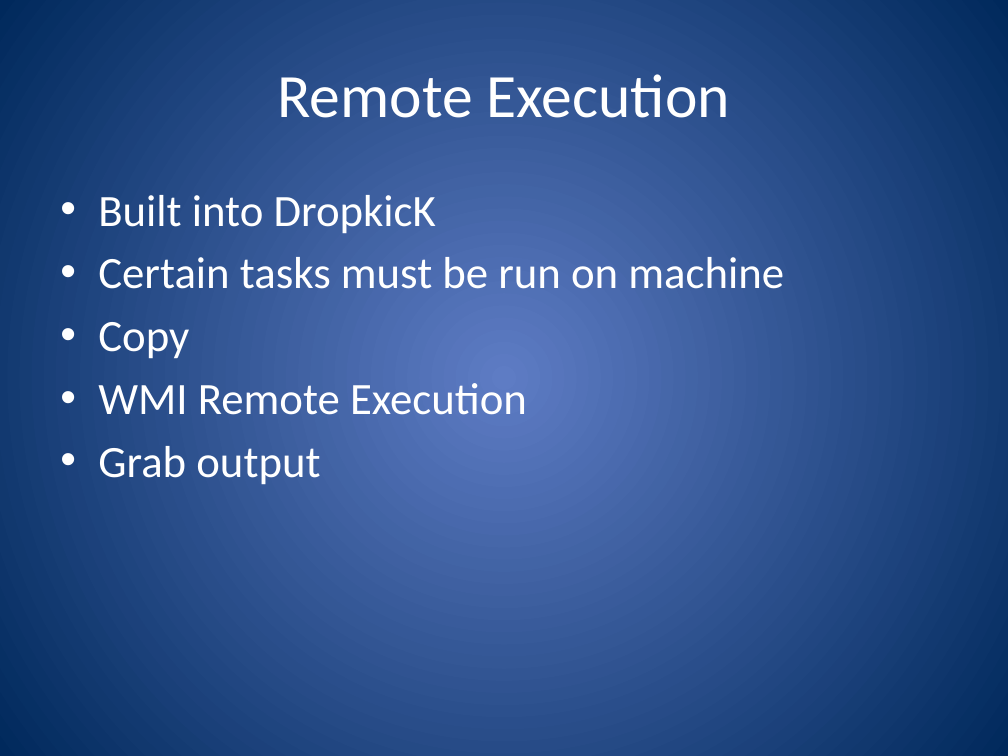
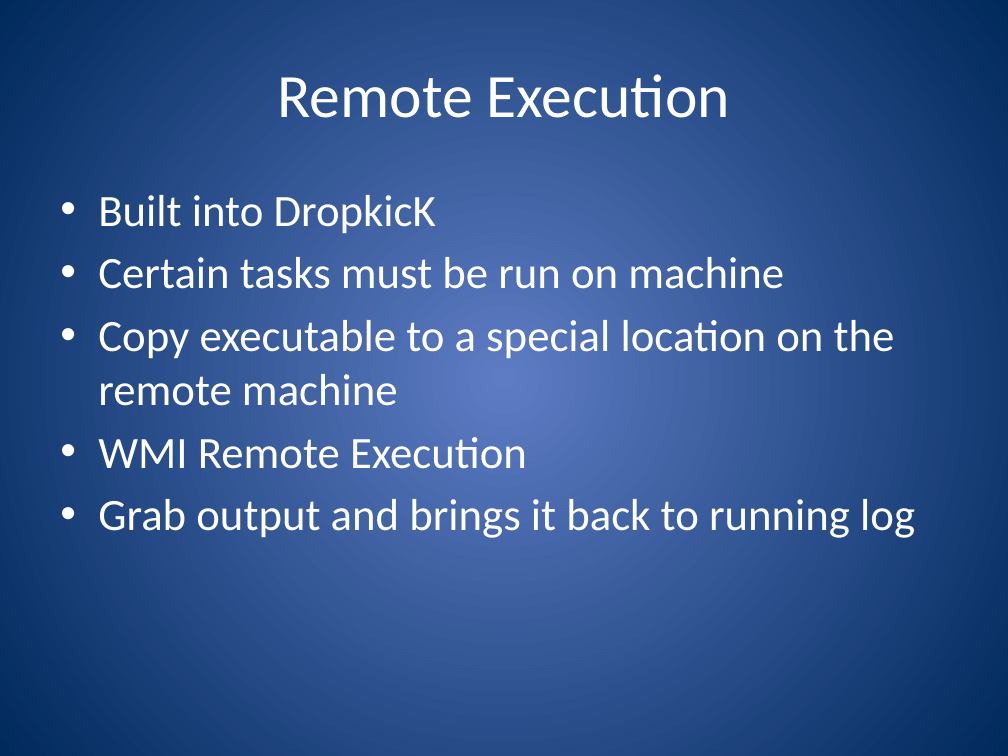
Before and after one commit to ferventcoder/presentations, a slide deck: slide 26 of dotNet/dropkick/DropkicK.pptx. Drawn at 1008x756 pixels with LibreOffice and Linux fonts; fonts in the diff are those of the drawing. Boxes give left, top, right and bottom in pixels: in the first picture for what was removed or moved away, otherwise in the second. Text is boxed around its words. In the diff, an @@ line names an element or a change of style, - is before the commit and + after.

```diff
--- a/dotNet/dropkick/DropkicK.pptx
+++ b/dotNet/dropkick/DropkicK.pptx
@@ text at (98, 320, 895, 406): text changed @@
-• Copy
+• Copy executable to a special location on the remote machine
@@ text at (98, 499, 915, 538): text changed @@
-• Grab output
+• Grab output and brings it back to running log
```
Also in this commit, not shown: 4 other slides changed, 7 other files.
